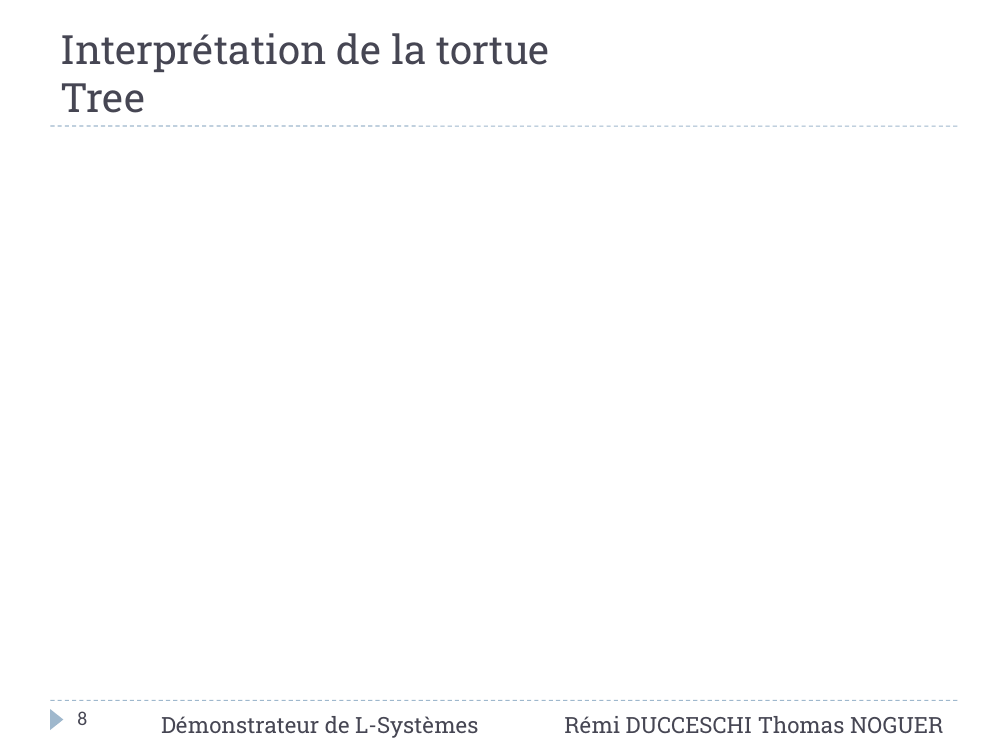
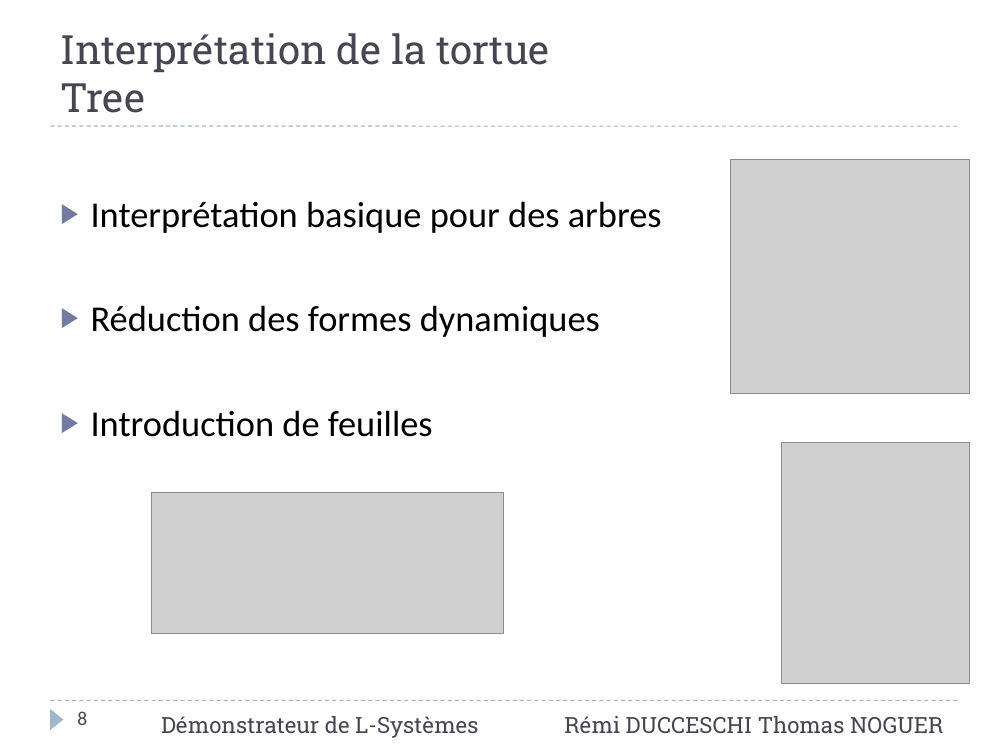
Before and after one commit to Cepheus/L-Systems, a slide deck: slide 8 of doc/Rapport/Présentation.pptx. Drawn at 1008x756 pixels with LibreOffice and Linux fonts; fonts in the diff are those of the drawing; grey boxes stand for pictures. Boxes give left, top, right and bottom in pixels: in the first picture for what was removed or moved away, otherwise in the second. Text is boxed around its words. In the diff, an @@ line names an element or a change of style, - is before the commit and + after.

```diff
--- a/doc/Rapport/Présentation.pptx
+++ b/doc/Rapport/Présentation.pptx
@@ picture added at box(731, 159, 970, 393) @@
@@ text added at box(91, 201, 662, 437), 26 pt, text #000000 @@
+▶ Interprétation basique pour des arbres
+▶ Réduction des formes dynamiques
+▶ Introduction de feuilles
@@ picture added at box(782, 443, 971, 683) @@
@@ picture added at box(151, 492, 504, 633) @@
```
Also in this commit, not shown: 9 other slides changed, 1 slide added, 1 slide removed.
